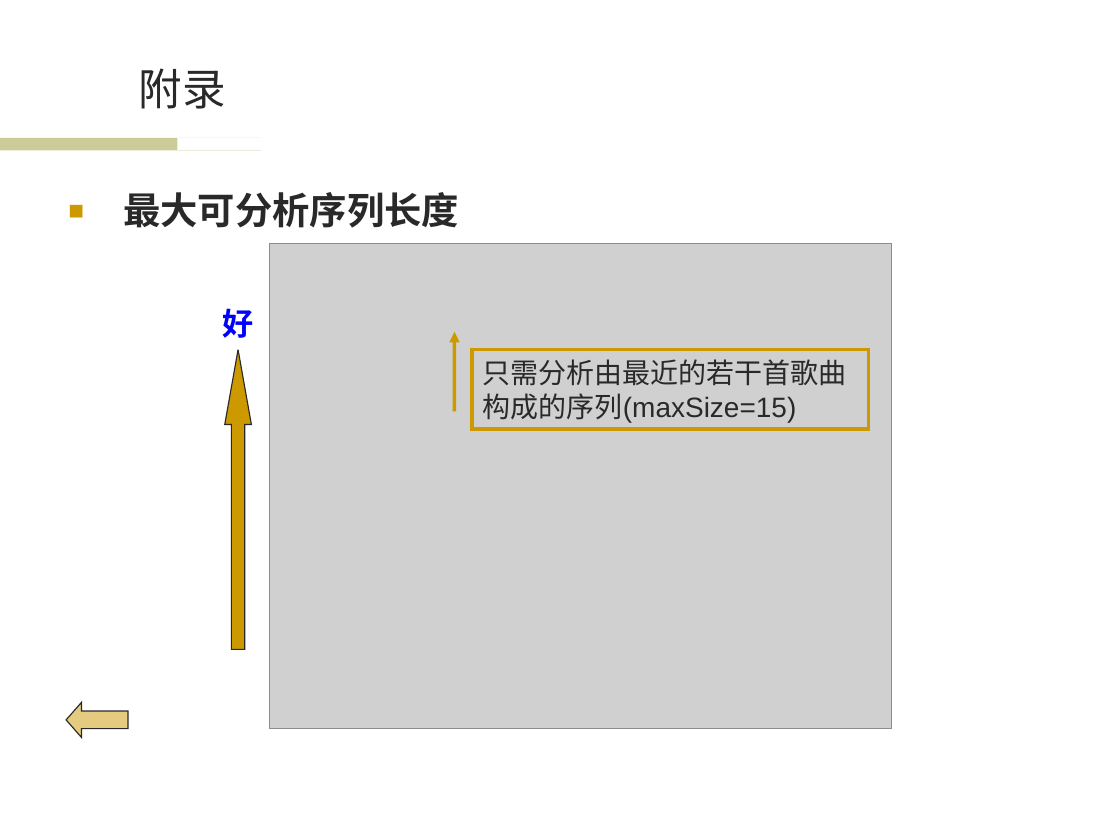
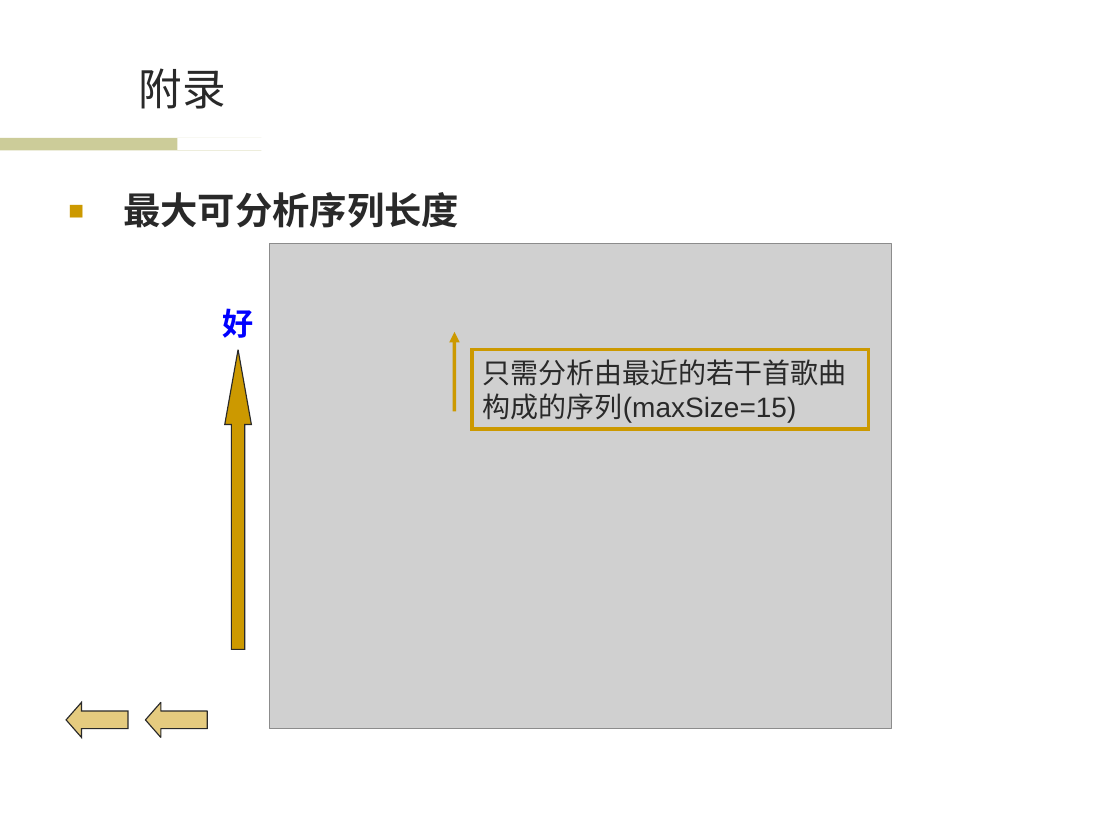
Before and after one commit to wwssttt/NJUThesis, a slide deck: slide 33 of ppt/一种基于时间序列分析的个性化音乐推荐系统及其实现.ppt. Drawn at 1120x840 pixels with LibreOffice and Linux fonts; fonts in the diff are those of the drawing; grey boxes stand for pictures; background and template pictures are left out. Boxes give left, top, right and bottom in pixels: in the first picture for what was removed or moved away, otherwise in the second. Text is boxed around its words. In the diff, an @@ line names an element or a change of style, - is before the commit and + after.

Commit message:
ppt4.8

```diff
--- a/ppt/一种基于时间序列分析的个性化音乐推荐系统及其实现.ppt
+++ b/ppt/一种基于时间序列分析的个性化音乐推荐系统及其实现.ppt
@@ left arrow added at box(146, 702, 207, 737), fill #CC9900 at 50% opacity, outline #292929 0.74 pt @@
```
Also in this commit, not shown: 2 other slides changed.
